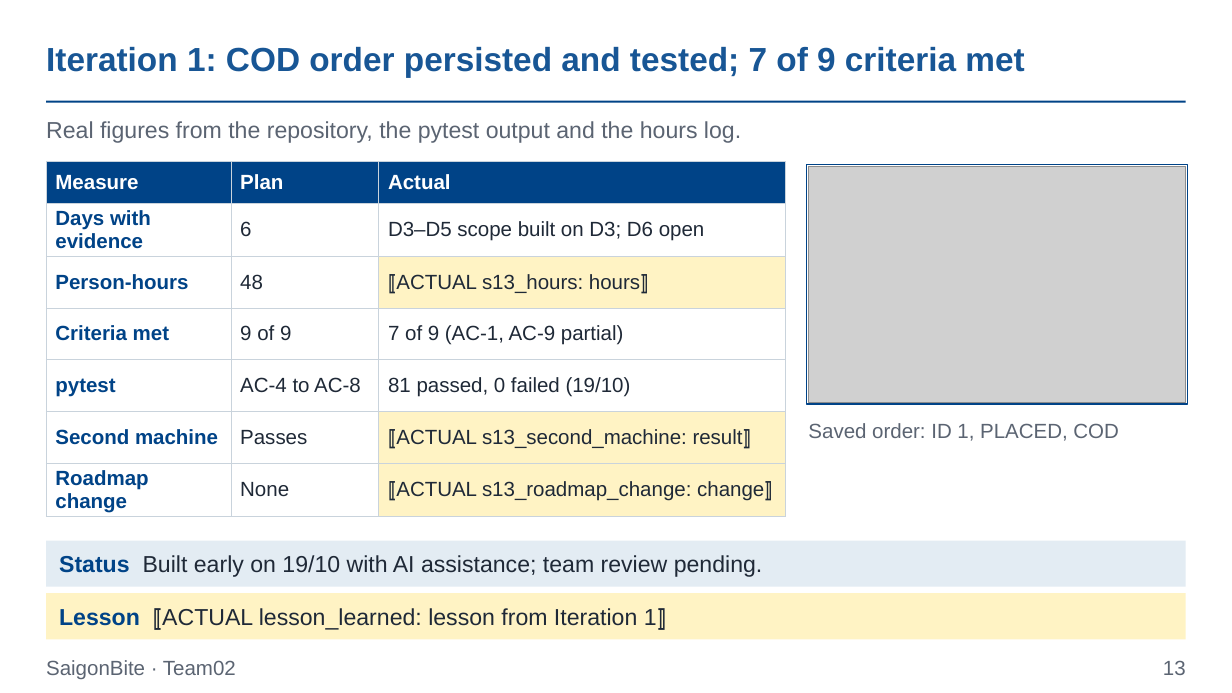
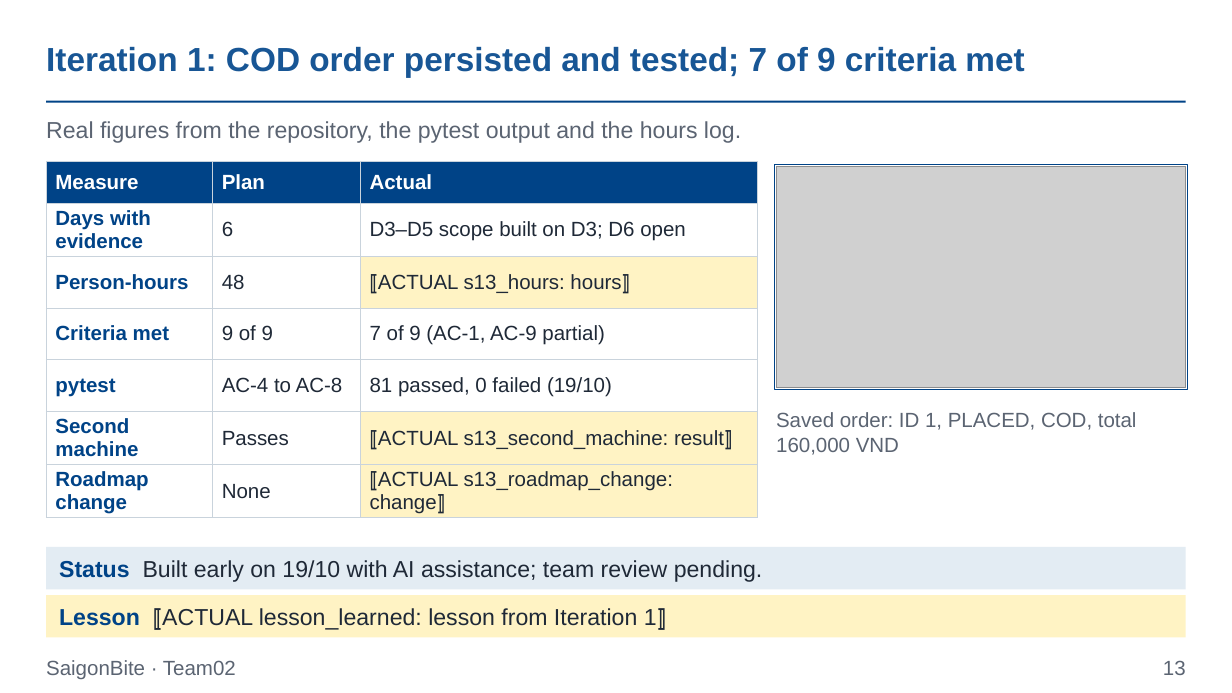
Before and after one commit to Dat071104/SaigonBite, a slide deck: slide 13 of docs/part1/Team02_Proposal_Slides_for_SaigonBite.pptx. Drawn at 1232x693 pixels with LibreOffice and Linux fonts; fonts in the diff are those of the drawing; grey boxes stand for pictures. Boxes give left, top, right and bottom in pixels: in the first picture for what was removed or moved away, otherwise in the second. Text is boxed around its words. In the diff, an @@ line names an element or a change of style, - is before the commit and + after.

```diff
--- a/docs/part1/Team02_Proposal_Slides_for_SaigonBite.pptx
+++ b/docs/part1/Team02_Proposal_Slides_for_SaigonBite.pptx
@@ table: place and size @@
-table at bbox=[46, 162, 786, 517]
+table at bbox=[46, 162, 758, 518]
@@ rectangle: place and size @@
-rectangle at bbox=[807, 165, 1188, 404]
+rectangle at bbox=[775, 165, 1188, 390]
@@ picture: place and size @@
-picture at bbox=[809, 166, 1186, 402]
+picture at bbox=[776, 166, 1186, 388]
@@ text at bbox=[776, 412, 1137, 455]: text changed @@
-Saved order: ID 1, PLACED, COD
+Saved order: ID 1, PLACED, COD, total 160,000 VND
@@ rectangle: place and size @@
-rectangle at bbox=[46, 541, 1186, 587]
+rectangle at bbox=[46, 547, 1186, 590]
@@ text "Status Built early on 19/10 ...": place and size @@
-text "Status Built early on 19/10 ..." at bbox=[59, 555, 763, 577]
+text "Status Built early on 19/10 ..." at bbox=[59, 560, 763, 582]
```
Also in this commit, not shown: 1 other slide changed, 10 other files.
